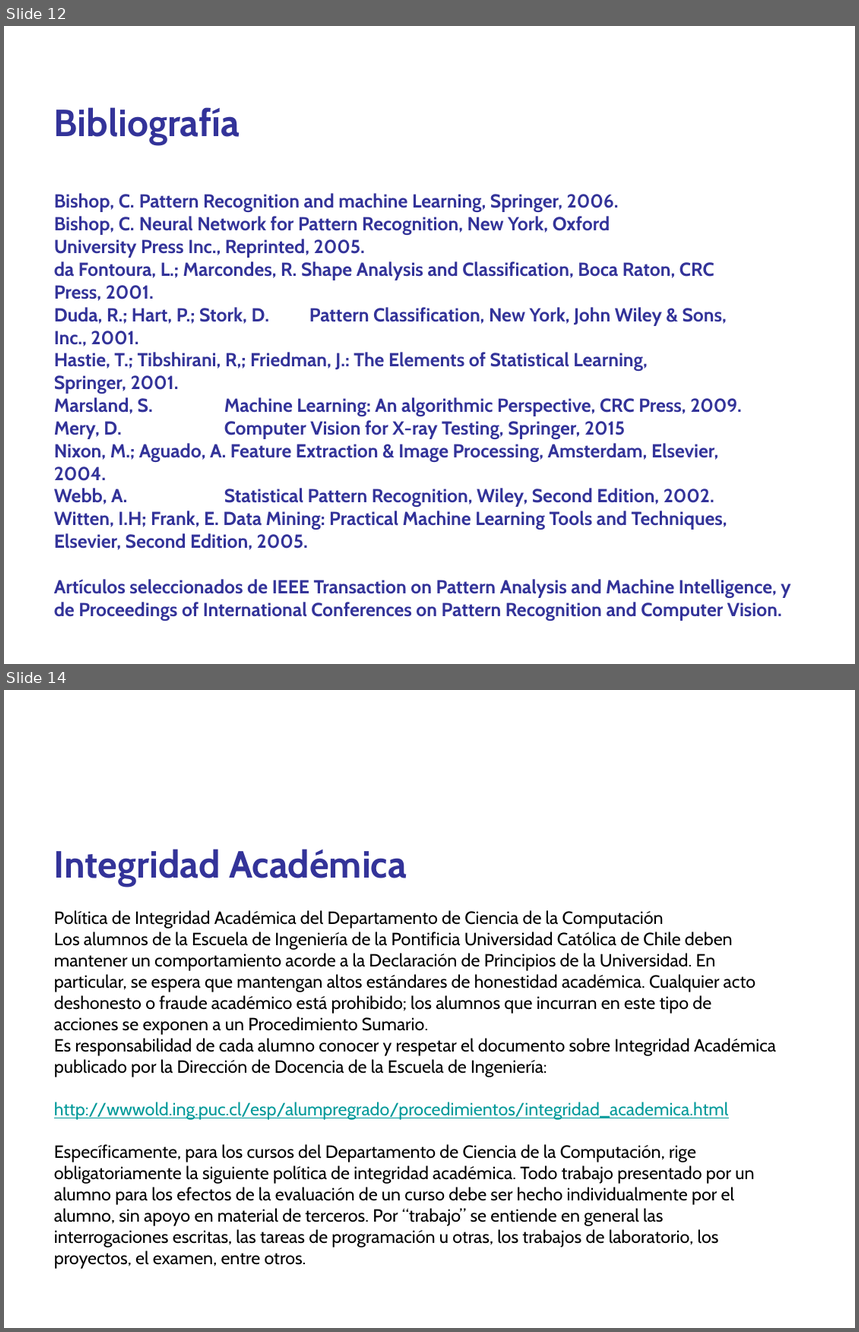
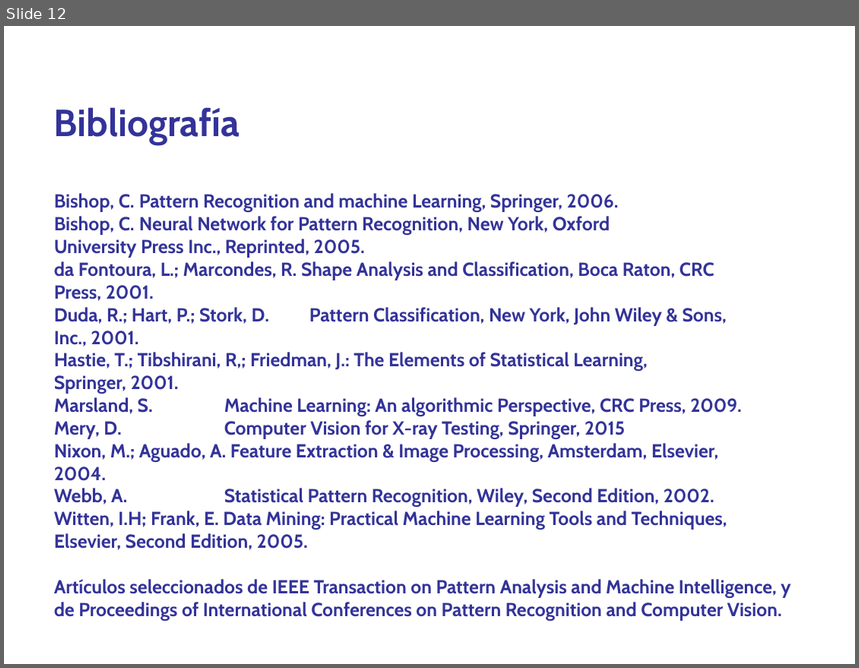
Before and after one commit to domingomery/patrones, a slide deck: clases/Cap00_Lineas_Generales/program/PAT00_Presentacion.pptx. Shown one above the other, each under a label of ours: slides 12 and 14 before the commit, slide 12 after it; the slides between them are not shown. The pictures are 859x1332 and 859x668 pixels, drawn with LibreOffice and Linux fonts; fonts in the diff are those of the drawing. Boxes give left, top, right and bottom in pixels: in the first picture for what was removed or moved away, otherwise in the second. Text is boxed around its words. In the diff, an @@ line names an element or a change of style, - is before the commit and + after.

Commit message:
proyecto

```diff
--- a/clases/Cap00_Lineas_Generales/program/PAT00_Presentacion.pptx
+++ b/clases/Cap00_Lineas_Generales/program/PAT00_Presentacion.pptx
@@ slide 14 removed at [4, 690, 855, 1328], background #FFFFFF @@
@@ text removed at [54, 849, 776, 1269] @@
-Integridad Académica
-Política de Integridad Académica del Departamento de Ciencia de la Computación
-Los alumnos de la Escuela de Ingeniería de la Pontificia Universidad Católica de Chile deben mantener un comportamiento acorde a la Declaración de Principios de la Universidad. En particular, se espera que mantengan altos estándares de honestidad académica. Cualquier acto deshonesto o fraude académico está prohibido; los alumnos que incurran en este tipo de acciones se exponen a un Procedimiento Sumario.
-Es responsabilidad de cada alumno conocer y respetar el documento sobre Integridad Académica publicado por la Dirección de Docencia de la Escuela de Ingeniería:
-http://wwwold.ing.puc.cl/esp/alumpregrado/procedimientos/integridad_academica.html
-Específicamente, para los cursos del Departamento de Ciencia de la Computación, rige obligatoriamente la siguiente política de integridad académica. Todo trabajo presentado por un alumno para los efectos de la evaluación de un curso debe ser hecho individualmente por el alumno, sin apoyo en material de terceros. Por “trabajo” se entiende en general las interrogaciones escritas, las tareas de programación u otras, los trabajos de laboratorio, los proyectos, el examen, entre otros.
```
Also in this commit, not shown: 2 slides changed, 3 other slides removed, 4 other files.
